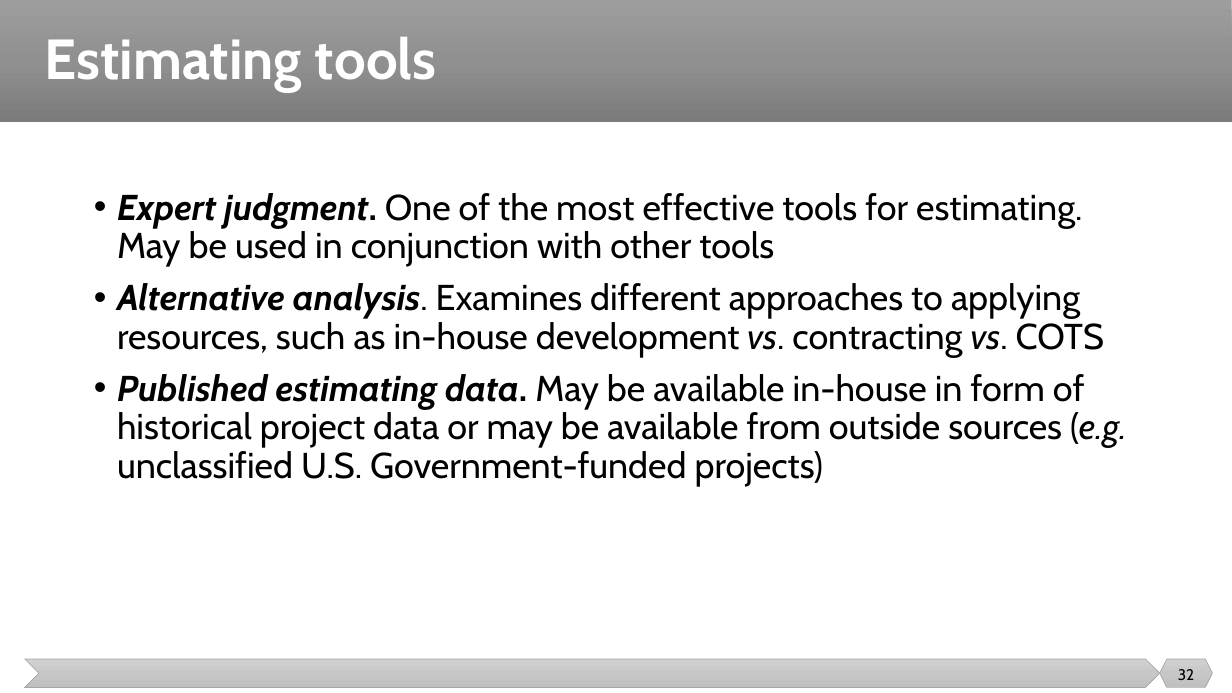
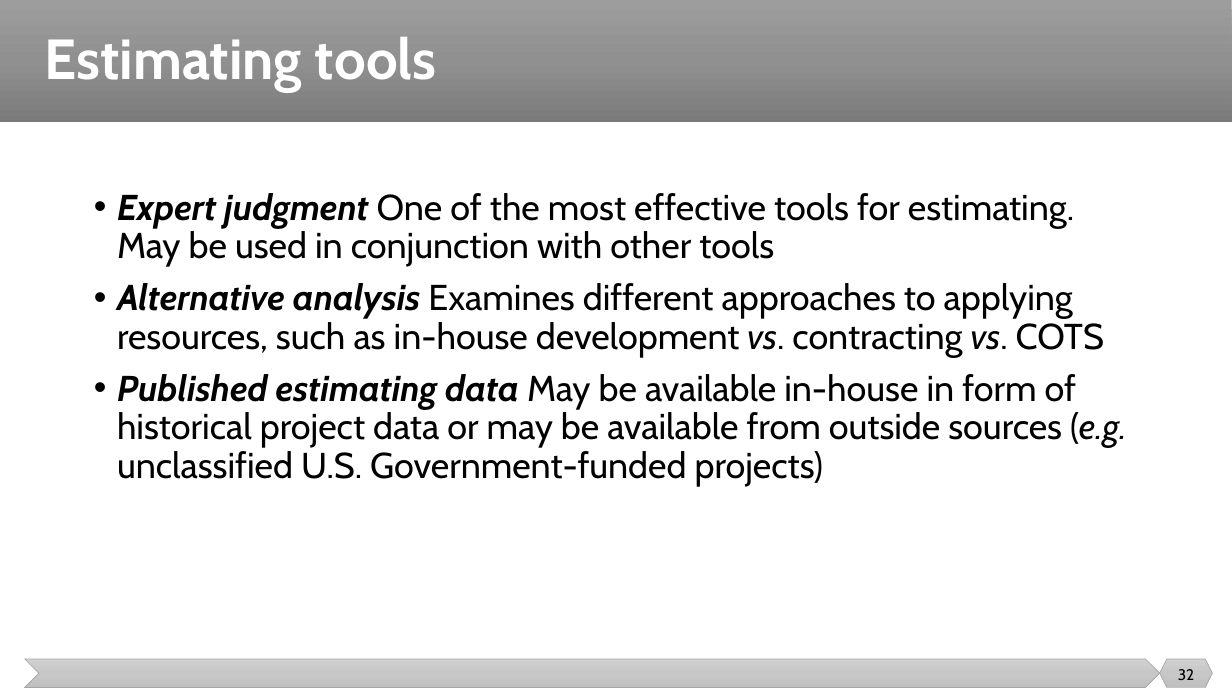
Before and after one commit to malenezi/malenezi, a slide deck: slide 32 of SE423/Lectures/6-Planning/Estimation.pptx. Drawn at 1232x693 pixels with LibreOffice and Linux fonts; fonts in the diff are those of the drawing. Boxes give left, top, right and bottom in pixels: in the first picture for what was removed or moved away, otherwise in the second. Text is boxed around its words. In the diff, an @@ line names an element or a change of style, - is before the commit and + after.

```diff
--- a/SE423/Lectures/6-Planning/Estimation.pptx
+++ b/SE423/Lectures/6-Planning/Estimation.pptx
@@ text at (117,193,1127,487): text changed @@
-• Expert judgment. One of the most effective tools for estimating. May be used in conjunction with other tools
-• Alternative analysis. Examines different approaches to applying resources, such as in-house development vs. contracting vs. COTS
-• Published estimating data. May be available in-house in form of historical project data or may be available from outside sources (e.g. unclassified U.S. Government-funded projects)
+• Expert judgment One of the most effective tools for estimating. May be used in conjunction with other tools
+• Alternative analysis Examines different approaches to applying resources, such as in-house development vs. contracting vs. COTS
+• Published estimating data May be available in-house in form of historical project data or may be available from outside sources (e.g. unclassified U.S. Government-funded projects)
```
Also in this commit, not shown: 5 other slides changed.
